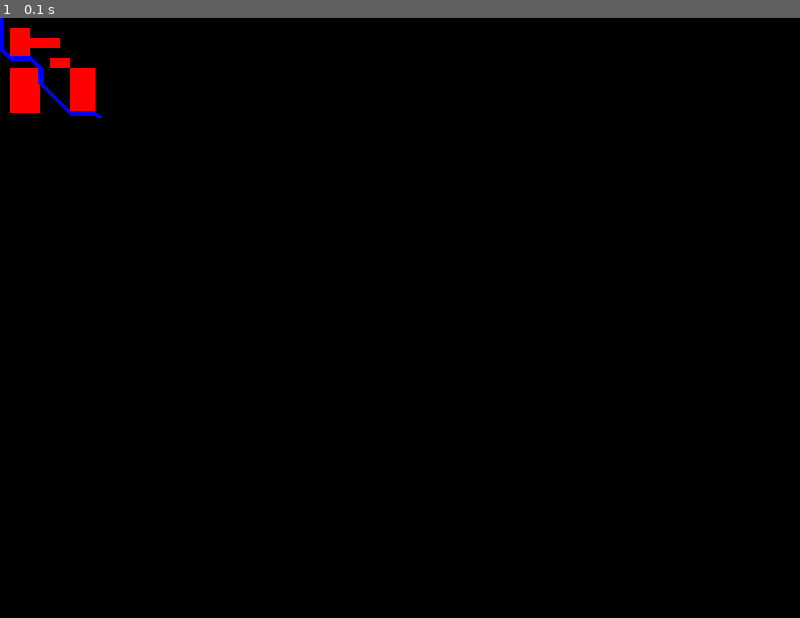
Above: before the commit, frame 1.
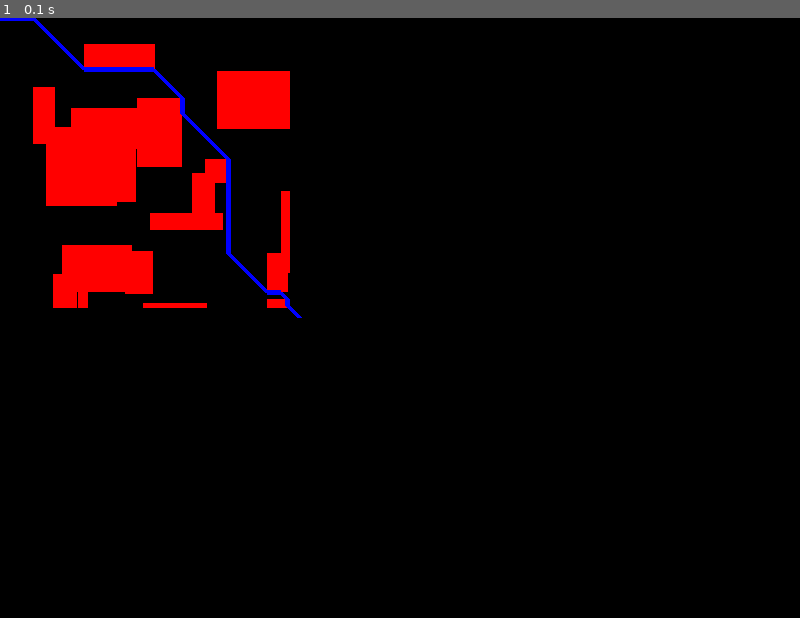
Above: after the commit, the same moment.

Repository: gilyaary/robot_planing
Game: pygame game, started from pygame_draw.py
Same seed, same stepped clock (60 frames per second), same inputs: the game is played once before the commit and once after it.
Inputs:
- Up to frame 1 (0.1 s): no input

The runs differ from the first frame. In frame 1, 6.9% of the frame differs, in the area x 0-38%, y 0-50%.

Commit message:
adding visualization of path and abstacles

Diff:
--- a/pygame_draw.py
+++ b/pygame_draw.py
@@ -9,8 +9,8 @@
 """
 
 import pygame
-
-
+import random
+import math
 
 def add_block(x,y,w,h,board):
     board[x:x+w,y:y+h] = 1
@@ -34,17 +34,29 @@
 # pygame.draw.circle(gameDisplay, white, (150,150), 75)
 # pygame.draw.polygon(gameDisplay, green, ((25,75),(76,125),(250,375),(400,25),(60,540)))
 
+w, h = 300, 300
+board = np.zeros((w,h))
 
-board = np.zeros((100,100))
-add_block(10,10,20,30,board)
-add_block(30,20,30,10,board)
-add_block(50,40,20,10,board)
-add_block(70,50,25,45,board)
-add_block(10,50,30,45,board)
+for i in range (1,20):
+    choice = random.randint(0,2)
+    x = random.randint(10,w-12)
+    y = random.randint(10,h-12)
+    ww = min(random.randint(10,100), w-x-10)
+    hh = min(random.randint(10,100), h-y-10)
+    add_block(x,y,ww,hh,board)
+
+
+
+# add_block(10,10,20,30,board)
+# add_block(30,20,30,10,board)
+# add_block(50,40,20,10,board)
+# add_block(70,50,25,45,board)
+# add_block(10,50,30,45,board)
 
 
 start = (5,5)
-goal = (99,99)
+goal = (w-1,h-1)
+
 pp = PathPlanner(board, start, goal)
 #pp.set_obstacle()
 node = pp.find_best_path()
